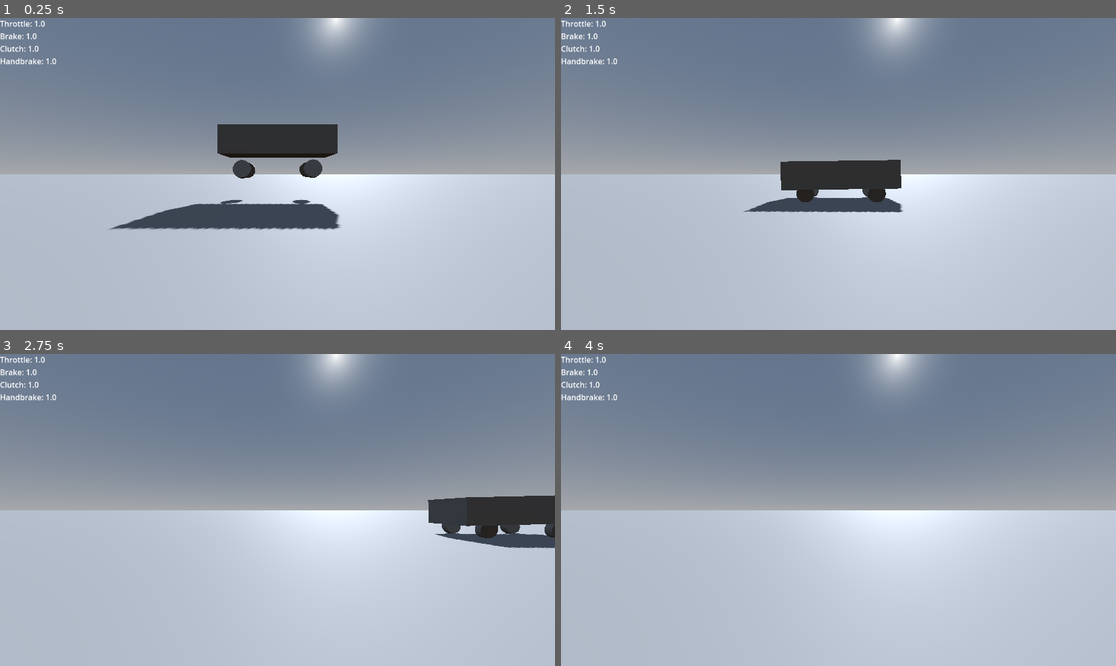
Above: before the commit, frames 1-4 (two rows, left to right).
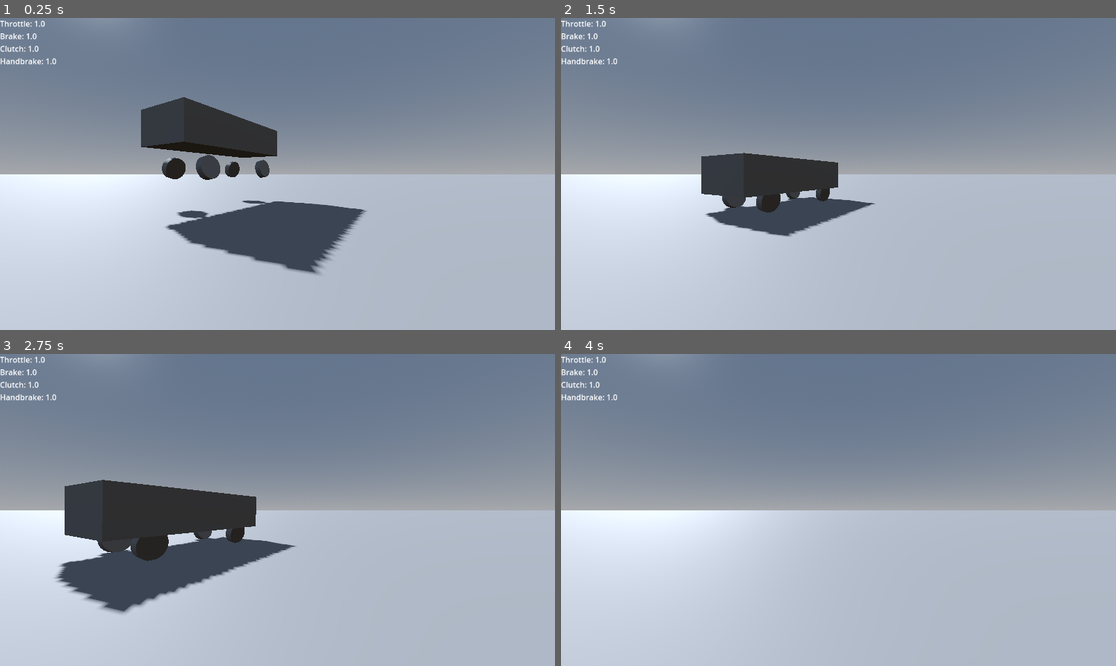
Above: after the commit, the same moments.

Repository: Dubbie/subi-vehicle
Game: Godot game, scene res://world/test/test_world.tscn
Two runs of this game, one before a commit and one after it. Both use one fixed random seed, a clock stepped at 60 frames per second and the inputs below.
Inputs:
- Up to frame 1 (0.25 s): no input
- Up to frame 2 (1.5 s): hold Ctrl (clutch) 0.53-1.28 s; hold S (brake) from 1.28 s (still down); tap W (gas) at 1.35 s
- Up to frame 3 (2.75 s): release S (brake) at 2.03 s; hold Ctrl (clutch) from 2.03 s (still down)
- Up to frame 4 (4 s): release Ctrl (clutch) at 2.78 s; tap W (gas) at 2.85 s; hold S (brake) from 3.53 s (still down); hold Ctrl (clutch) from 3.53 s (still down)

The runs differ from the first frame. In frame 1, 24% of the frame differs, in the area x 0-88%, y 0-86%; in frame 2, 20%; in frame 3, 26%, in the area x 0-100%, y 0-86%; in frame 4, 16%.

Commit message:
add traction

Diff:
--- a/src/vehicle/controllers/wheel_controller.gd
+++ b/src/vehicle/controllers/wheel_controller.gd
@@ -14,6 +14,15 @@
 @export var tyre_aspect_ratio: float = 60.0
 @export var rim_diameter_inches: float = 14.0
 @export var tyre_pressure_psi: float = 30.0
+
+@export_group("Tyre Friction Model")
+# How quickly grip falls off after the optimal slip is exceeded.
+@export var friction_slip_falloff: float = 1.0
+# The base traction factor, affecting the optimal slip angle/ratio.
+@export var friction_traction_factor: float = 1.0
+# A "magic number" that simulates the non-linear relationship between side-slip
+# and lateral force. Higher values make the tyre feel 'sharper' at the limit.
+@export var friction_force_rigidity: float = 0.67
 
 @export_group("Tyre Compound")
 @export var compound_grip_factor: float = 1.0 # Base grip multiplier
@@ -50,7 +59,8 @@
 
 # --- Node References ---
 @onready var car: VehicleBody = get_owner()
-@onready var wheel_mesh: Marker3D = $Animation/Camber/Wheel # A direct reference to the visual mesh
+@onready var camber_node: Marker3D = $Animation/Camber
+@onready var wheel_marker: Marker3D = $Animation/Camber/Wheel # A direct reference to the visual mesh
 
 # --- Internal State Variables ---
 var wheel_radius: float = 0.3
@@ -76,39 +86,25 @@
 
 	if is_colliding():
 		hit_position = get_collision_point()
-
-		# In your original script, geometry was calculated based on the visual wheel's
-		# position from the PREVIOUS frame. We replicate that by updating visuals/geometry first.
 		_update_visuals_and_geometry(delta, true)
 
-		# Now, calculate the definitive suspension force using the collision data.
 		suspension_force = _calculate_suspension_force(delta)
 		car.apply_force(global_transform.basis.y * suspension_force, position)
 
-		# --- (Brake and Friction logic remains the same) ---
+		# --- Brake Torque Application ---
+		# This part remains simple for now. We will integrate engine torque later.
 		var brake_application = (car.brakeline * brake_bias) + (car.pedal_controller.get_handbrake() * handbrake_bias)
-		var current_brake_torque = brake_torque * clamp(brake_application, 0.0, 1.0)
-
+		var brake_force = brake_torque * clamp(brake_application, 0.0, 1.0)
 		var wheel_inertia = 0.5 * pow(wheel_radius, 2) * wheel_mass_kg
 		if wheel_inertia > 0:
-			var angular_acceleration = - current_brake_torque / wheel_inertia
+			var angular_acceleration = - brake_force / wheel_inertia
 			wheel_angular_velocity += angular_acceleration * delta
 
-		var ground_velocity = car.linear_velocity + car.angular_velocity.cross(position)
-		var local_ground_vel = global_transform.basis.transposed() * ground_velocity
-		var surface_speed = wheel_angular_velocity * wheel_radius
-		var slip_longitudinal = surface_speed - local_ground_vel.z
-		var slip_lateral = - local_ground_vel.x
-
-		var tyre_stiffness = tyre_width_mm * compound_stiffness
-		var longitudinal_force = clamp(slip_longitudinal * tyre_stiffness, -suspension_force, suspension_force)
-		var lateral_force = clamp(slip_lateral * tyre_stiffness, -suspension_force, suspension_force)
-		var friction_force_local = Vector3(lateral_force, 0, longitudinal_force)
-		car.apply_force(global_transform.basis * friction_force_local, position)
+		# --- NEW: Call the dedicated friction function ---
+		_calculate_and_apply_friction_forces(delta, suspension_force)
+
 	else:
-		# If in the air, update visuals to the "drooped" state.
 		_update_visuals_and_geometry(delta, false)
-
 
 func _calculate_suspension_force(delta: float) -> float:
 	if not is_colliding() or delta == 0:
@@ -166,20 +162,20 @@
 
 func _update_visuals_and_geometry(delta: float, on_ground: bool):
 	# First, always rotate the wheel mesh.
-	wheel_mesh.rotate_x(wheel_angular_velocity * delta)
+	wheel_marker.rotate_x(wheel_angular_velocity * delta)
 
 	if on_ground:
 		# --- ON GROUND LOGIC ---
 		var desired_world_position = hit_position + (global_transform.basis.y * wheel_radius)
-		wheel_mesh.global_position = desired_world_position
+		wheel_marker.global_position = desired_world_position
 	else:
 		# --- IN AIR LOGIC ---
 		var desired_world_position = global_position + (global_transform.basis.y * target_position.y)
-		wheel_mesh.global_position = desired_world_position
+		wheel_marker.global_position = desired_world_position
 
 	# --- DYNAMIC GEOMETRY (Translated from original) ---
 	# This section calculates the dynamic camber and tuck-in based on the wheel's vertical position.
-	axle_y_position = wheel_mesh.position.y
+	axle_y_position = wheel_marker.position.y
 
 	# Calculate camber gain (`g` from original)
 	var g = (axle_y_position + geometry_horizontal_tuck) / (abs(position.x) + geometry_pivot_offset + 1.0)
@@ -193,7 +189,6 @@
 
 	# Apply the geometry changes to the visual mesh and its parent nodes.
 	# We use the parent `Camber` node to apply the total camber angle.
-	var camber_node = wheel_mesh.get_parent()
 	var total_camber_rads = deg_to_rad(camber_degrees + (dynamic_camber_degrees * geometry_camber_gain_factor))
 
 	# The tuck-in is applied to the parent of the camber node.
@@ -202,3 +197,68 @@
 
 	# Ensure rotation is applied correctly based on which side of the car it's on
 	camber_node.rotation.z = total_camber_rads * -sign(position.x)
+
+func _calculate_and_apply_friction_forces(delta: float, susp_force: float):
+	if susp_force <= 0: return
+
+	# 1. Calculate Available Grip (Translated from `grip` variable)
+	# Grip is directly proportional to the suspension force (normal load).
+	var available_grip = susp_force * compound_grip_factor
+
+	# 2. Get Velocities (Replaces the `velocity` and `velocity2` tracker nodes)
+	# We get the velocity of the ground at the contact patch, in the wheel's local space.
+	var ground_velocity_world = car.linear_velocity + car.angular_velocity.cross(position - car.global_position)
+	var ground_velocity_local = global_transform.basis.transposed() * ground_velocity_world
+
+	# The velocity of the tyre's surface due to its rotation.
+	var surface_speed = wheel_angular_velocity * wheel_radius
+
+	# 3. Calculate Slip Velocities (Translated from `distx` and `disty`)
+	# This is the difference between how fast the tyre surface is moving and how fast the ground is.
+	var slip_velocity_longitudinal = surface_speed - ground_velocity_local.z
+	var slip_velocity_lateral = - ground_velocity_local.x # Lateral is along the wheel's X-axis
+
+	# 4. Calculate Slip Ratio (Translated from `slip` variable)
+	# This is a normalized value of the total slip.
+	var slip_velocity_total = Vector2(slip_velocity_lateral, slip_velocity_longitudinal).length()
+	var slip_ratio = slip_velocity_total / available_grip
+
+	# Apply falloff curve (Translated from `slip /= slip * ground_builduprate + 1.0`)
+	slip_ratio /= (slip_ratio * friction_slip_falloff) + 1.0
+
+	# Apply traction factor (Translated from `slip -= CompoundSettings["TractionFactor"]`)
+	slip_ratio -= friction_traction_factor
+	slip_ratio = max(slip_ratio, 0.0)
+
+	# 5. Calculate Raw Forces (Translated from `forcex` and `forcey`)
+	# The force is the slip velocity, but it's clamped by the slip ratio.
+	# A slip_ratio of 0 means perfect grip; no sliding, so full force is applied.
+	# A slip_ratio of >0 means sliding; the force is reduced.
+	var force_y = - slip_velocity_longitudinal / (slip_ratio + 1.0)
+	var force_x = - slip_velocity_lateral / (slip_ratio + 1.0)
+
+	# 6. Apply Force Rigidity (Translated from the smoothing/rigidity block)
+	# This is a non-linear effect that makes the tyre feel 'stiffer' or 'sharper'.
+	var rigidity = friction_force_rigidity
+	var inv_rigidity = 1.0 - rigidity
+
+	var force_x_abs_norm = min(abs(force_x), 1.0)
+	var smooth_x = force_x_abs_norm * force_x_abs_norm # Squaring it creates a curve
+	force_x /= (smooth_x * rigidity) + inv_rigidity
+
+	var force_y_abs_norm = min(abs(force_y), 1.0)
+	# The original script had a different curve for longitudinal force
+	var smooth_y = force_y_abs_norm * 1.0
+	force_y /= (smooth_y * rigidity) + inv_rigidity
+
+	# 7. Apply Final Forces to the Car Body
+	var friction_force_local = Vector3(force_x, 0, force_y)
+	car.apply_force(global_transform.basis * friction_force_local, position)
+
+	# 8. Apply Resistive Torque back to the Wheel
+	# The ground pushing back on the tyre creates a torque that opposes its spin.
+	var friction_torque = force_y * wheel_radius
+	var wheel_inertia = 0.5 * pow(wheel_radius, 2) * wheel_mass_kg
+	if wheel_inertia > 0:
+		var angular_accel_from_friction = friction_torque / wheel_inertia
+		wheel_angular_velocity += angular_accel_from_friction * delta
--- a/world/test/test_world.tscn
+++ b/world/test/test_world.tscn
@@ -29,7 +29,7 @@
 mesh = SubResource("BoxMesh_6mb5t")
 
 [node name="Camera3D" type="Camera3D" parent="."]
-transform = Transform3D(-4.37114e-08, 0, 1, 0, 1, 0, -1, 0, -4.37114e-08, 8, 1, 0)
+transform = Transform3D(0.866025, 0, 0.5, 0, 1, 0, -0.5, 0, 0.866025, 5, 1, 5)
 
 [node name="WorldEnvironment" type="WorldEnvironment" parent="."]
 environment = SubResource("Environment_wu8pm")
